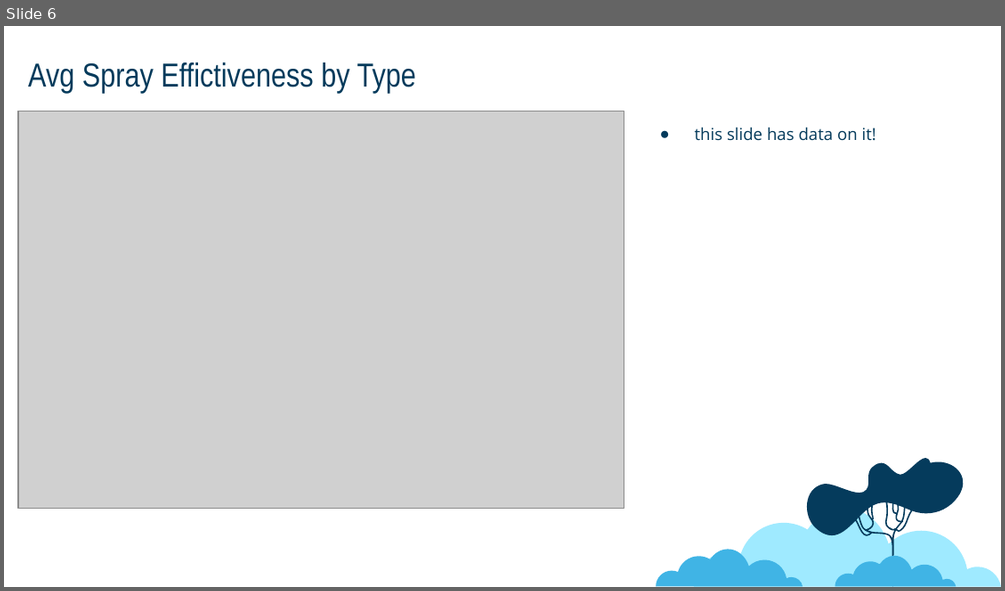
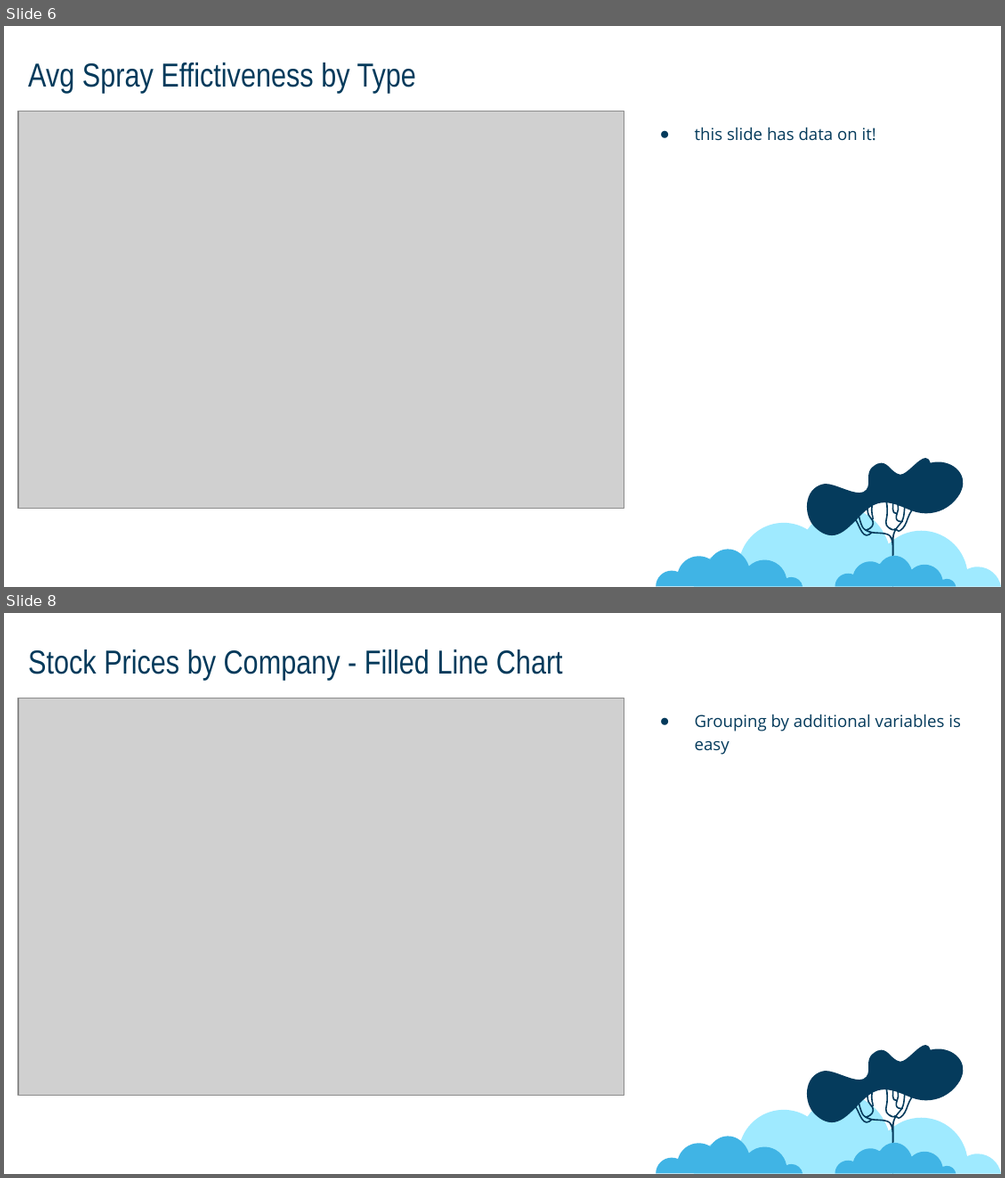
Before and after one commit to jonboone1/plotlyPowerpoint, a slide deck: example/output.pptx. Shown one above the other, each under a label of ours: slide 6 before the commit, slides 6 and 8 after it; the slides between them are not shown. The pictures are 1005x591 and 1005x1178 pixels, drawn with LibreOffice and Linux fonts; fonts in the diff are those of the drawing; grey boxes stand for pictures. Boxes give left, top, right and bottom in pixels: in the first picture for what was removed or moved away, otherwise in the second. Text is boxed around its words. In the diff, an @@ line names an element or a change of style, - is before the commit and + after.

```diff
--- a/example/output.pptx
+++ b/example/output.pptx
@@ slide 8 added at (4, 613, 1001, 1174), background #FFFFFF; not listed: 4 template elements that a slide beside it also shows @@
@@ title added at (28, 649, 563, 680), 24 pt, text #043A5B @@
+Stock Prices by Company - Filled Line Chart
@@ picture added at (18, 698, 623, 1094) @@
@@ text added at (695, 714, 961, 755), 12 pt, text #043A5B @@
+● Grouping by additional variables is easy
```
Also in this commit, not shown: 1 slide changed, 2 other slides added, 21 other files.
